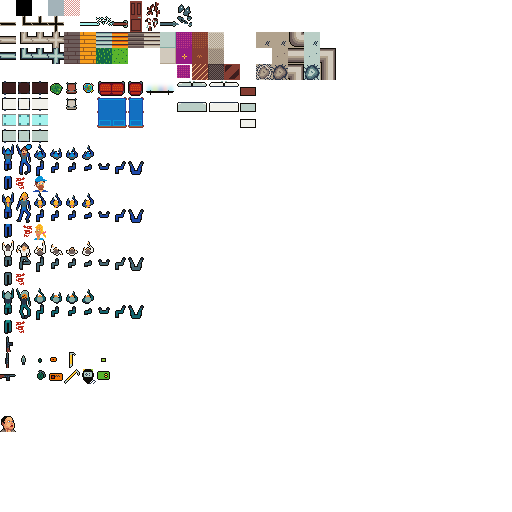
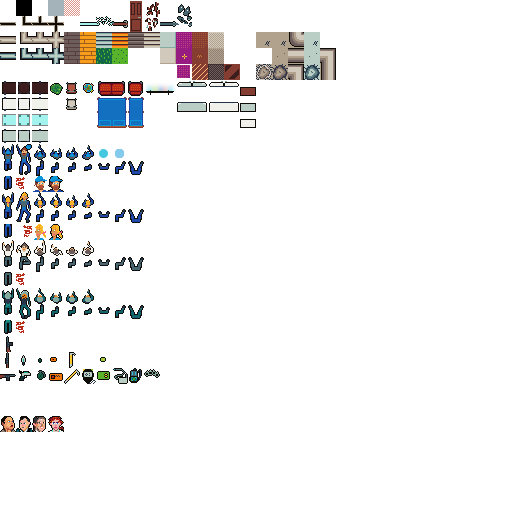
Layers edited between the first and the second (512, 512) image:
painted on "Layer #1" over box(99, 149, 108, 158)
painted on "Background copy" over box(115, 149, 124, 158)
painted on "Background" over box(3, 151, 160, 432)
